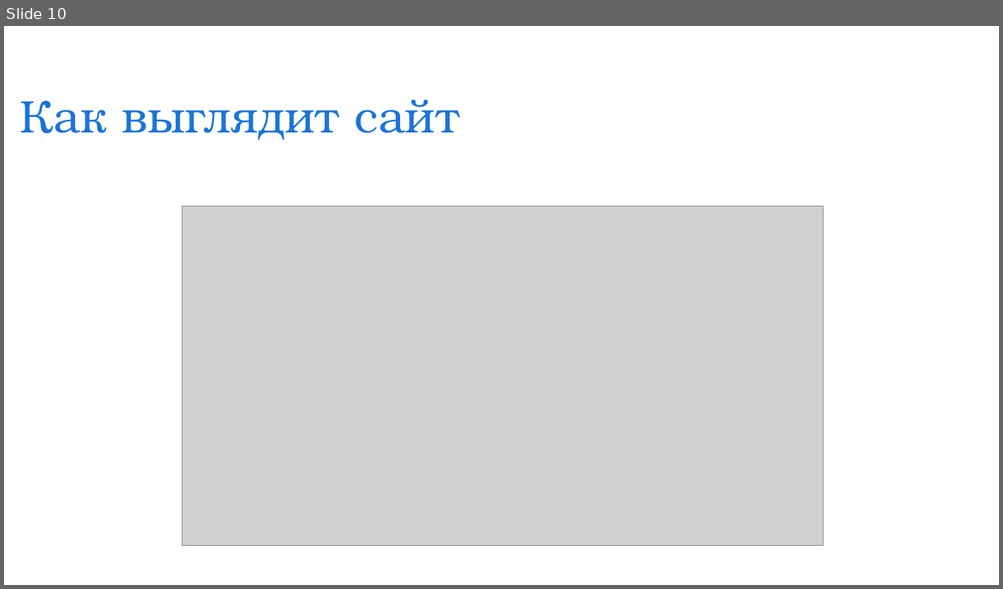
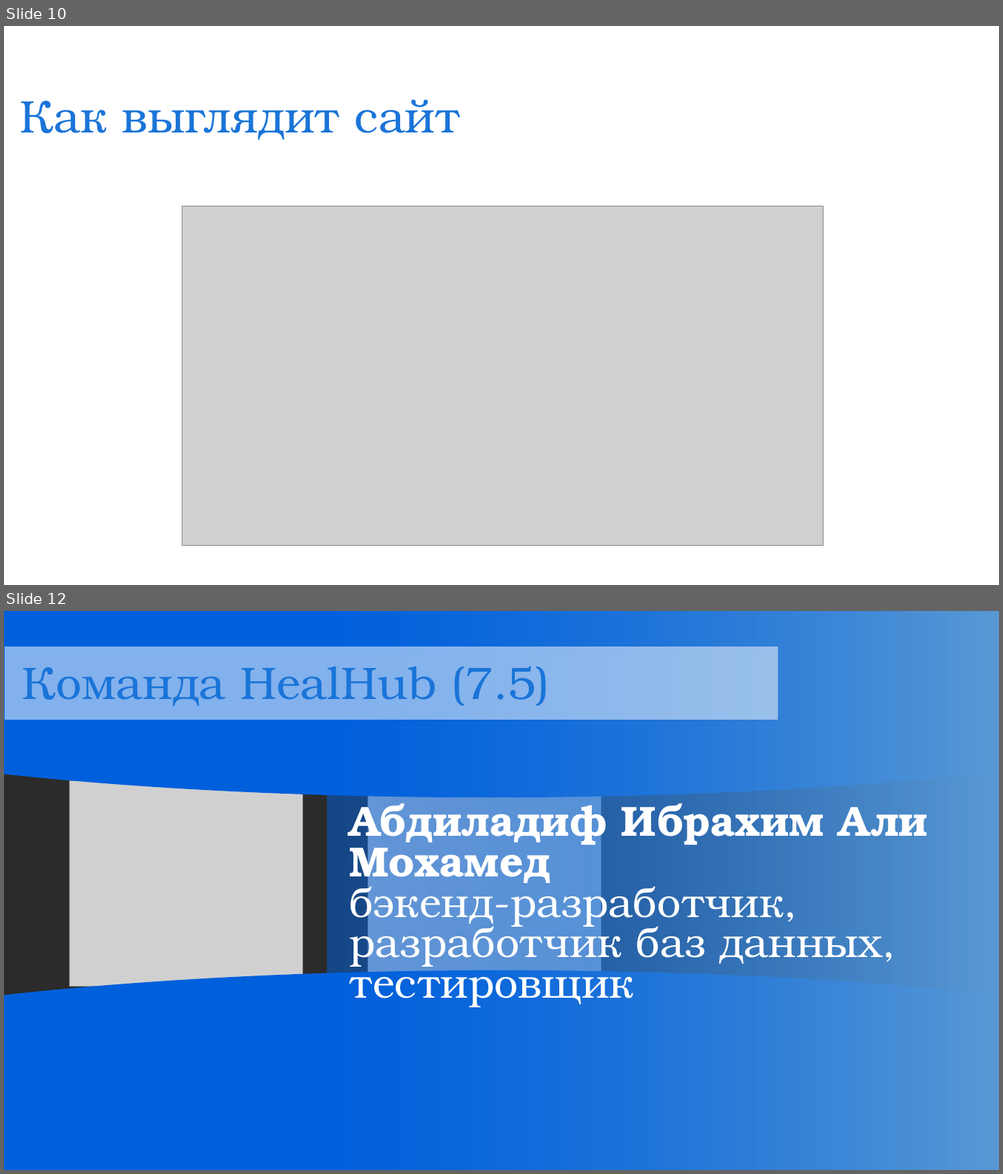
Before and after one commit to Fextice/HealHub, a slide deck: presentation/prez_healhub.pptx. Shown one above the other, each under a label of ours: slide 10 before the commit, slides 10 and 12 after it; the slides between them are not shown. The pictures are 1003x589 and 1003x1174 pixels, drawn with LibreOffice and Linux fonts; fonts in the diff are those of the drawing; grey boxes stand for pictures; background and template pictures are left out; a plain dark background stands for a picture behind light text. Boxes give left, top, right and bottom in pixels: in the first picture for what was removed or moved away, otherwise in the second. Text is boxed around its words. In the diff, an @@ line names an element or a change of style, - is before the commit and + after.

```diff
--- a/presentation/prez_healhub.pptx
+++ b/presentation/prez_healhub.pptx
@@ slide 12 added at (4, 611, 999, 1170), background picture (left out) @@
@@ ellipse added at (4, 611, 999, 797), fill #0060DC @@
@@ rectangle added at (327, 611, 999, 1170), fill gradient #5B9BD5 to #0060DC to #CEE1F2 @@
@@ rectangle added at (5, 647, 778, 720), fill #FFFFFF at 51% opacity @@
@@ text added at (22, 667, 549, 706), 44 pt, text #1A74D8 @@
+Команда HealHub (7.5)
@@ picture added at (70, 780, 302, 986) @@
@@ picture added at (367, 781, 600, 987) @@
@@ text added at (349, 797, 928, 1008), 40.7 pt, text #FFFFFF @@
+Абдиладиф Ибрахим Али Мохамед
+бэкенд-разработчик, разработчик баз данных, тестировщик
@@ ellipse added at (4, 971, 999, 1170), fill #0060DC @@
```
Also in this commit, not shown: 8 other slides changed, 1 other slide added, 1 other file.
